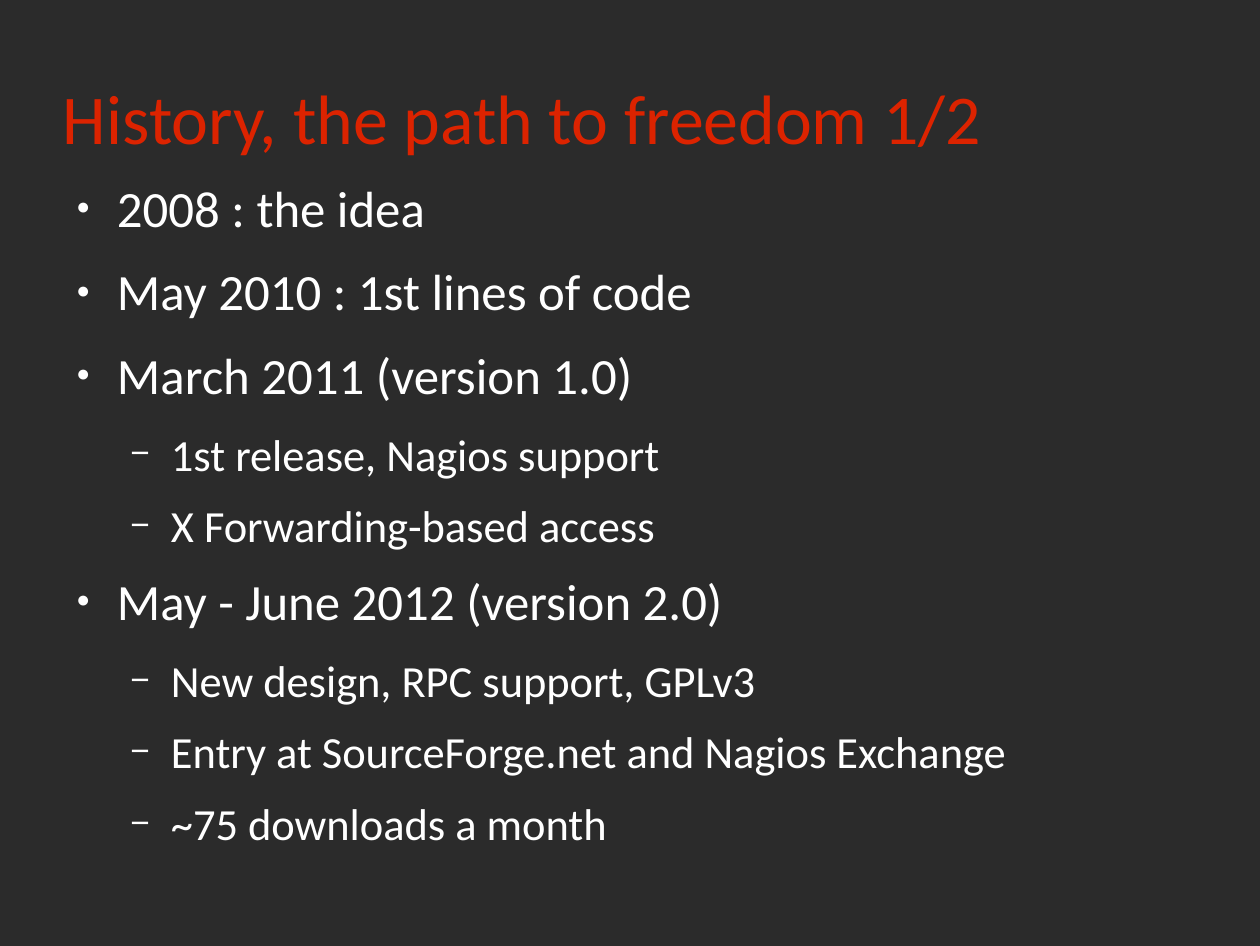
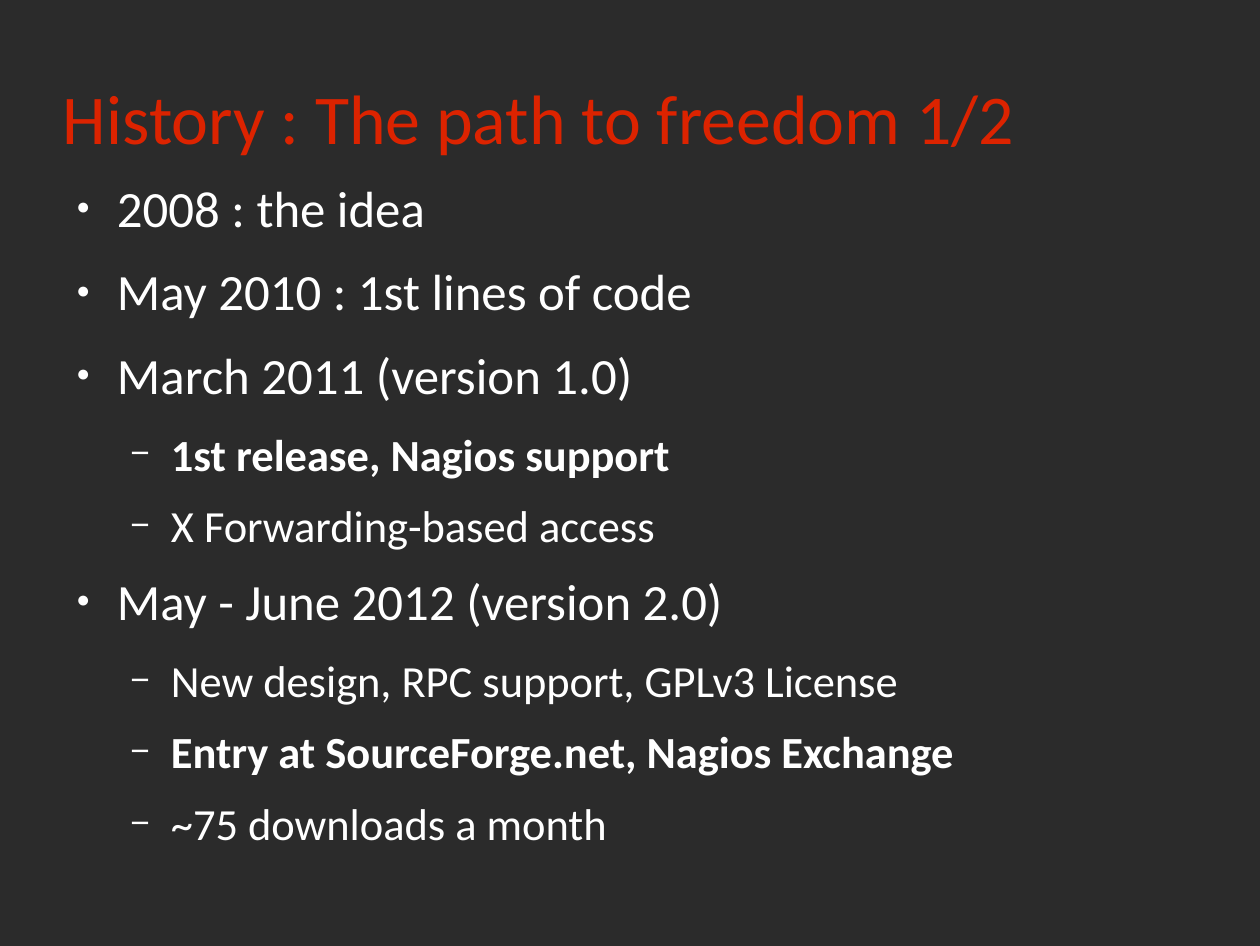
Before and after one commit to rchakode/realopinsight, a slide deck: slide 28 of doc/talks/rmll-2013.odp (slide 27 before the commit). Drawn at 1260x946 pixels with LibreOffice and Linux fonts; fonts in the diff are those of the drawing; background and template pictures are left out; a plain dark background stands for a picture behind light text. Boxes give left, top, right and bottom in pixels: in the first picture for what was removed or moved away, otherwise in the second. Text is boxed around its words. In the diff, an @@ line names an element or a change of style, - is before the commit and + after.

```diff
--- a/doc/talks/rmll-2013.odp
+++ b/doc/talks/rmll-2013.odp
@@ title at [63, 95, 1014, 156]: text changed @@
-History, the path to freedom 1/2
+History : The path to freedom 1/2
@@ text at [171, 439, 669, 479]: bold on in "1st release, Nagios support" @@
@@ text at [171, 666, 953, 776]: text changed; bold on @@
-  − New design, RPC support, GPLv3
-  − Entry at SourceForge.net and Nagios Exchange
+  − New design, RPC support, GPLv3 License
+  − Entry at SourceForge.net, Nagios Exchange
```
Also in this commit, not shown: 9 other slides changed, 4 slides added, 3 slides removed, 2 other files.
